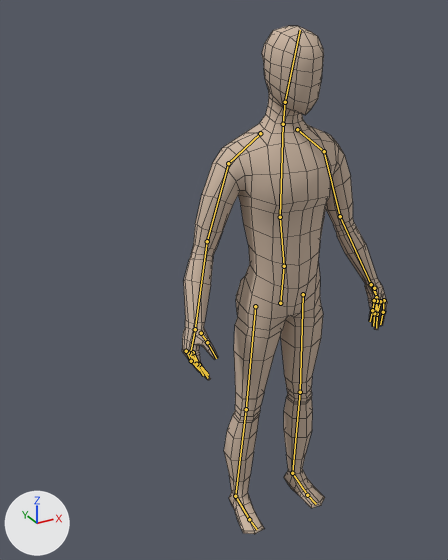
One commit to the Blender file RPG Tutorial/Assets/Gfx/Models/Characters/Player.blend: the scene before it, then after it.
The view is the same before and after, from a 50 mm lens placed at (-1.186, -1.724, 1.949), pointed at (-0.22, 0.033, 1.071). Lighting does not change. The marker at lower left points along +X, +Y and +Z. The bones that bend it are drawn over the model as lines. Mesh edges are drawn as thin lines.
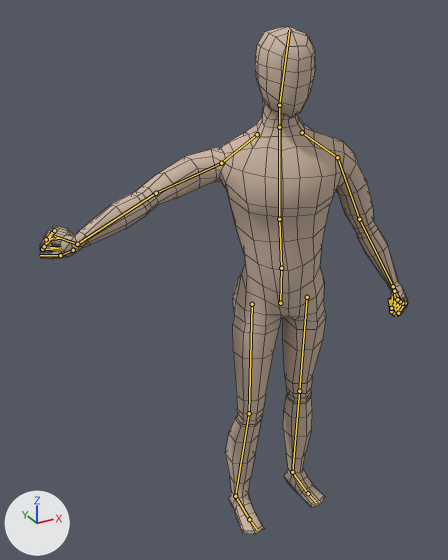
The newer file adds an action. The first version stands in its rest pose; the second is drawn at frame 25 of the action 'Attack_Sword_02'.

Where the change shows, as pixel boxes (x1, y1, x2, y2) in the pictures (448 x 560 px):
'Cylinder', posed (79% wider)
    before: (182, 26, 387, 534)
    after: (40, 26, 408, 534)
bone 'Hips', root to tip
    before: (280, 303) to (284, 266)
    after: (280, 303) to (281, 268)
bone 'Spine', root to tip
    before: (284, 266) to (280, 217)
    after: (281, 268) to (279, 219)
bone 'Chest', root to tip
    before: (280, 217) to (283, 124)
    after: (279, 219) to (279, 127)
bone 'Head', root to tip
    before: (285, 102) to (300, 30)
    after: (279, 105) to (289, 30)
bone 'Arm upper.L', root to tip
    before: (324, 151) to (340, 216)
    after: (337, 157) to (359, 219)
bone 'Thumb02.L', root to tip
    before: (376, 297) to (377, 313)
    after: (395, 301) to (395, 316)
bone 'Shoulder.R', root to tip
    before: (260, 133) to (228, 163)
    after: (257, 134) to (221, 163)
bone 'Arm upper.R', root to tip
    before: (228, 163) to (207, 241)
    after: (221, 163) to (156, 193)
bone 'Arm lower.R', root to tip
    before: (207, 241) to (195, 329)
    after: (156, 193) to (77, 244)
bone 'Hand.R', root to tip
    before: (195, 329) to (191, 350)
    after: (77, 244) to (54, 236)
bone 'Thumb02.R', root to tip
    before: (207, 342) to (216, 358)
    after: (60, 255) to (40, 255)

The edits, one by one:
Bone 'Hips' (bone_hips) turns from (0, 0, 0) to (3, -17, 5) degrees about its own x, y and z.
Bone 'Spine' (bone_spine) turns from (0, 0, 0) to (-1, -7, -1) degrees about its own x, y and z.
Bone 'Chest' (bone_chest) turns from (0, 0, 0) to (0, -6, 0) degrees about its own x, y and z.
Bone 'Head' (bone_head) turns from (0, 0, 0) to (-8, 16, -10) degrees about its own x, y and z.
Bone 'Arm upper.L' (bone_arm_upper_l) turns from (0, 0, 0) to (-13, -14, 5) degrees about its own x, y and z.
Bone 'Thumb02.L' (bone_thumb02_l) turns from (0, 0, 0) to (-18, 25, 10) degrees about its own x, y and z.
Bone 'Fingers01.L' (bone_fingers01_l) turns from (0, 0, 0) to (4, -14, -28) degrees about its own x, y and z.
Bone 'Fingers02.L' (bone_fingers02_l) turns from (0, 0, 0) to (-17, -22, -124) degrees about its own x, y and z.
Bone 'Shoulder.R' (bone_shoulder_r) turns from (0, 0, 0) to (12, -7, -3) degrees about its own x, y and z.
Bone 'Arm upper.R' (bone_arm_upper_r) turns from (0, 0, 0) to (60, 61, -2) degrees about its own x, y and z.
Bone 'Arm lower.R' (bone_arm_lower_r) turns from (0, 0, 0) to (-26, -19, 14) degrees about its own x, y and z.
Bone 'Hand.R' (bone_hand_r) turns from (0, 0, 0) to (20, -56, -71) degrees about its own x, y and z.
Bone 'Thumb02.R' (bone_thumb02_r) turns from (0, 0, 0) to (-18, -25, -10) degrees about its own x, y and z.
Bone 'Fingers01.R' (bone_fingers01_r) turns from (0, 0, 0) to (4, 14, 28) degrees about its own x, y and z.
Bone 'Fingers02.R' (bone_fingers02_r) turns from (0, 0, 0) to (-17, 22, 124) degrees about its own x, y and z.
